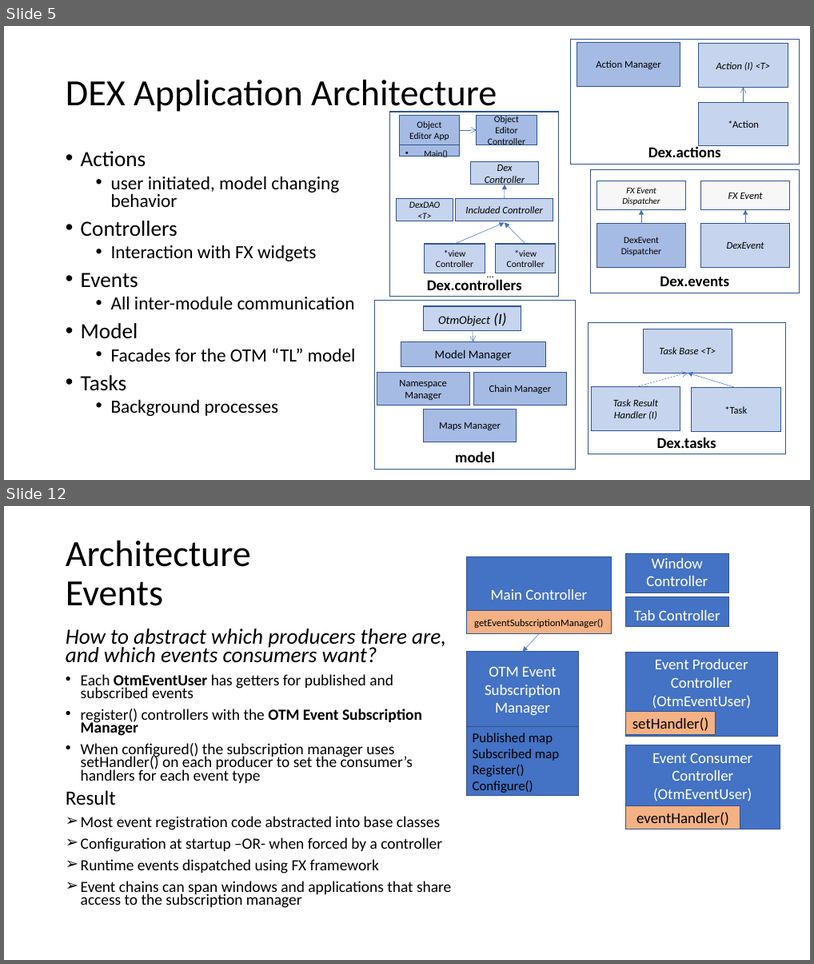
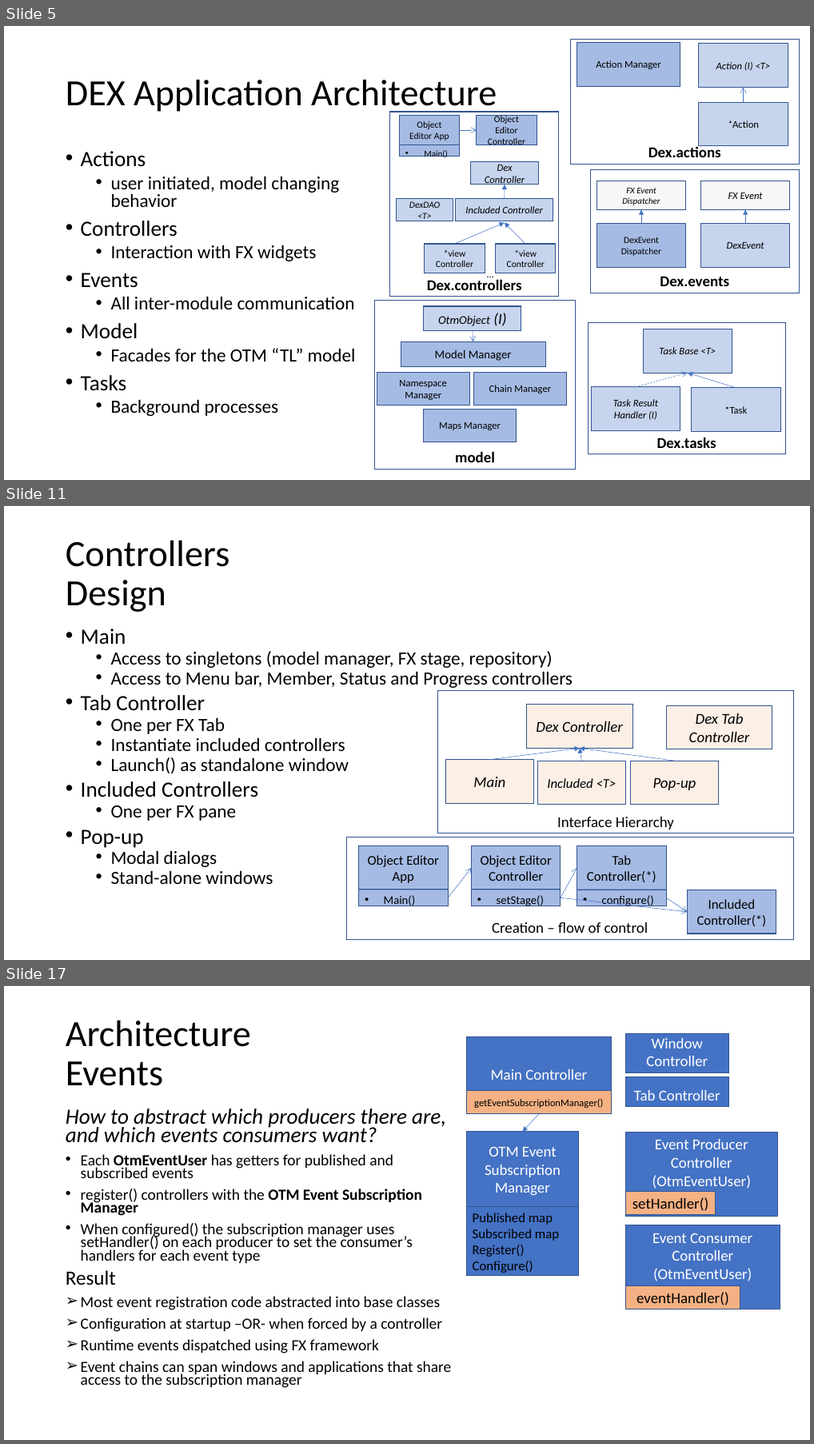
Before and after one commit to OpenTravel/OTM-DE-Utilities, a slide deck: otm-dex/OTM-DEX Architecture.pptx. Shown one above the other, each under a label of ours: slides 5 and 12 before the commit, slides 5, 11 and 17 after it; the slides between them are not shown. The pictures are 814x964 and 814x1444 pixels, drawn with LibreOffice and Linux fonts; fonts in the diff are those of the drawing. Boxes give left, top, right and bottom in pixels: in the first picture for what was removed or moved away, otherwise in the second. Text is boxed around its words. In the diff, an @@ line names an element or a change of style, - is before the commit and + after.

```diff
--- a/otm-dex/OTM-DEX Architecture.pptx
+++ b/otm-dex/OTM-DEX Architecture.pptx
@@ slide 11 added at [4,506,810,960], background #FFFFFF @@
@@ title added at [66,540,230,612], 44 pt, text #000000 @@
+Controllers
+Design
@@ text added at [81,628,573,884], 22.2 pt, text #000000 @@
+• Main
+  • Access to singletons (model manager, FX stage, repository)
+  • Access to Menu bar, Member, Status and Progress controllers
+• Tab Controller
+  • One per FX Tab
+  • Instantiate included controllers
+  • Launch() as standalone window
+• Included Controllers
+  • One per FX pane
+• Pop-up
+  • Modal dialogs
+  • Stand-alone windows
@@ rectangle added at [438,691,794,833], fill #FFFFFF, outline #325491 1 pt, 18 pt, text #000000 @@
+Interface Hierarchy
@@ rectangle added at [526,704,633,748], fill #F8CBAD at 30% opacity, outline #325491 1 pt, 18 pt, text #000000, italic @@
+Dex Controller
@@ rectangle added at [667,706,774,749], fill #F8CBAD at 30% opacity, outline #325491 1 pt, 18 pt, text #000000, italic @@
+Dex Tab Controller
@@ rectangle added at [446,760,534,803], fill #F8CBAD at 30% opacity, outline #325491 1 pt, 18 pt, text #000000, italic @@
+Main
@@ arrow added from (490, 760) to (580, 748), #4472C4 0.5 pt @@
@@ rectangle added at [538,760,626,804], fill #F8CBAD at 30% opacity, outline #325491 1 pt, 16 pt, text #000000, italic @@
+Included <T>
@@ arrow added from (582, 760) to (580, 748), #4472C4 0.5 pt @@
@@ arrow added from (675, 760) to (580, 748), #4472C4 0.5 pt @@
@@ rectangle added at [630,760,719,804], fill #F8CBAD at 30% opacity, outline #325491 1 pt, 18 pt, text #000000, italic @@
+Pop-up
@@ rectangle added at [346,837,794,939], fill #FFFFFF, outline #325491 1 pt, 18 pt, text #000000 @@
+Creation – flow of control
@@ rectangle added at [472,846,561,889], fill #8FAADC at 80% opacity, outline #325491 1 pt, 16 pt, text #000000 @@
+Object Editor Controller
@@ rectangle added at [578,846,666,889], fill #8FAADC at 80% opacity, outline #325491 1 pt, 16 pt, text #000000 @@
+Tab Controller(*)
@@ arrow added from (448, 897) to (472, 868), #4472C4 0.5 pt @@
@@ arrow added from (561, 897) to (578, 868), #4472C4 0.5 pt @@
@@ group added at [359,846,666,906]: 4 rectangles @@
+Object Editor App
+• Main()
+• setStage()
+• configure()
@@ rectangle added at [687,889,777,933], fill #8FAADC at 80% opacity, outline #325491 1 pt, 16 pt, text #000000 @@
+Included Controller(*)
@@ arrow added from (561, 897) to (687, 912), #4472C4 0.5 pt @@
@@ arrow added from (666, 897) to (687, 912), #4472C4 0.5 pt @@
@@ what was slide 12 is now slide 17 @@
```
Also in this commit, not shown: 9 slides changed, 11 other slides added, 11 other files.
